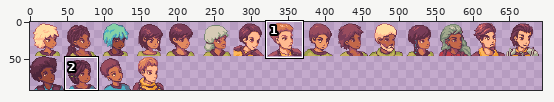
File history of a sprite sheet, solidarity/images/solidarity_char_portraits.png. Above, an overview of the earlier version with the close-up marked.
Close-up. Before the edit:
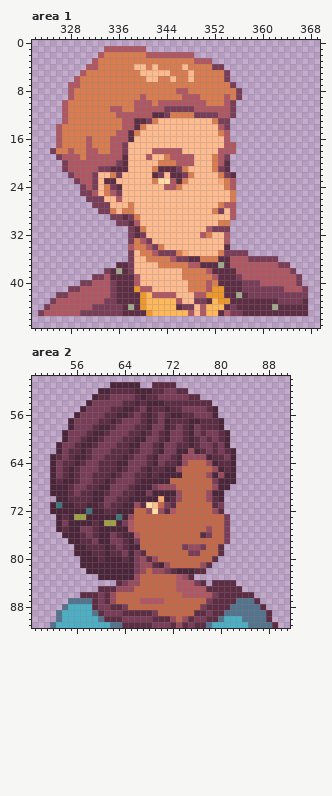
The file is 736x92 pixels. Shown: area 1: x 322..369, y 0..47; area 2: x 49..91, y 50..91. The wide view leaves out empty margins. The commit also changed other parts of the picture, which this record leaves out.
After:
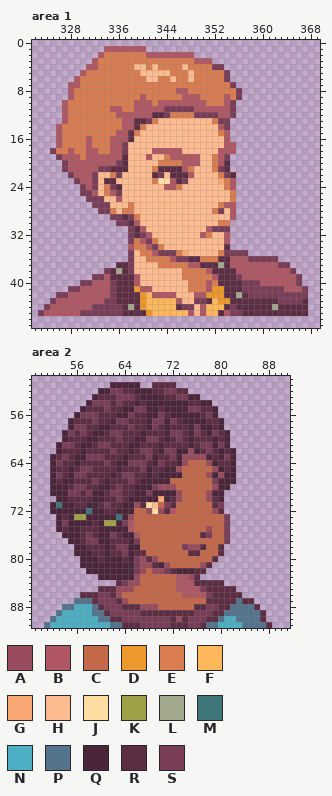
Palette (. is transparent): A #994c5e  B #af5763  C #c36849  D #ec982d  E #d97d51  F #feb75b  G #f9a875  H #ffbb90  J #ffdda3  K #9ea148  L #a1a88c  M #3e767a  N #4cafc4  P #54738d  Q #4b253a  R #5d2e43  S #793d58
The edit:
Area 1:
y 19: x 349 H -> B
y 20: x 346 B -> E; x 349 H -> B
y 21: x 346..348 SEH -> RBE
y 22: x 347..348 SE -> RB
y 23: x 347 E -> S
y 31: x 340 E -> B
y 32: x 341 H -> B
y 33: x 342 H -> E
Area 2:
y 52: x 62..63 RR -> SS
y 53: x 62 S -> R; x 68..72 RRSSS -> QQQRR; x 75..76 RR -> QQ
y 54: x 62 S -> R; x 71..74 RRRR -> QQQQ; x 77..78 RR -> QQ
y 55: x 58..60 SSS -> RRR; x 66 R -> S; x 69 R -> Q; x 72..74 RRS -> QQQ; x 77 S -> R
y 56: x 60 S -> R; x 65..66 RS -> SR; x 69 R -> Q; x 74..77 RRSS -> QQQR
y 57: x 56..58 SSS -> RRR; x 63 R -> S; x 65..66 SS -> RR; x 69 R -> S; x 72 R -> S; x 74 R -> Q; x 77 R -> Q
y 58: x 58 S -> R; x 63..64 SS -> RR; x 70 S -> R; x 73 S -> R; x 77..78 RR -> QQ
y 59: x 56 S -> R; x 64 S -> R; x 69 S -> R; x 78 S -> Q
y 60: x 55..56 SS -> RR; x 61..62 SS -> RR; x 72 S -> R; x 77 S -> R; x 79 S -> Q
y 61: x 62 S -> R; x 67..68 SS -> RR; x 71..72 SS -> RR; x 79 R -> Q
y 62: x 54 S -> R; x 59..62 SSSR -> RRRS; x 80 S -> Q
y 63: x 58 R -> S; x 66..68 SSR -> RRS; x 70..72 SSR -> RRS; x 80 R -> Q
y 64: x 58..59 SS -> RR; x 61 R -> S
y 65: x 53 S -> R; x 59 S -> R; x 65..67 SSR -> RRS
y 66: x 56 R -> S; x 58 S -> R
y 67: x 57..59 SSR -> RRS; x 63..64 SS -> RR
y 68: x 62 S -> R; x 64 S -> R
y 69: x 55 R -> S; x 58 R -> S
y 70: x 61..63 SSR -> RRS
y 75: x 57..58 SS -> RR
y 77: x 58 R -> S; x 62..63 SS -> RR
y 78: x 64 R -> S; x 77 S -> R
y 79: x 66 S -> R; x 75..76 SS -> RR
y 83: x 74..76 AR. -> BAR
y 84: x 76 S -> R; x 78 . -> R; x 81..82 RR -> ..
y 85: x 77 B -> S; x 83 R -> .
y 86: x 61..63 RAC -> SRA; x 78..79 BS -> SR; x 84..85 RR -> ..
y 87: x 55 P -> .; x 61..64 RACC -> SSRA; x 67..70 BBBB -> CCCC; x 78 S -> R; x 84..86 PPR -> RR.
y 88: x 55 N -> P; x 59..60 RS -> PR; x 62..69 RRSCCCCC -> SSRRRAAA; x 76..79 CSRR -> RRSS; x 86..87 PR -> R.
y 89: x 60..61 RS -> PR; x 64..66 RRR -> SSS; x 69..77 SCCCCCCRR -> RRRRRRRSS; x 87..88 PR -> R.
y 90: x 52..53 .P -> PN; x 61 R -> P; x 69..75 RRRACAR -> SSSRARS; x 83 N -> P; x 87..88 PR -> R.
y 91: x 51..52 .P -> PN; x 67..68 RR -> SS; x 73 A -> R; x 76 R -> S; x 79 N -> P; x 84 N -> P; x 88..89 PR -> R.
Where, in picture pixels (left, top, right, bottom), the same in both close-ups:
changed: (176, 154, 200, 184)
changed: (140, 226, 158, 244)
changed: (56, 388, 224, 502)
changed: (80, 526, 140, 556)
changed: (188, 544, 206, 556)
changed: (44, 574, 278, 628)
